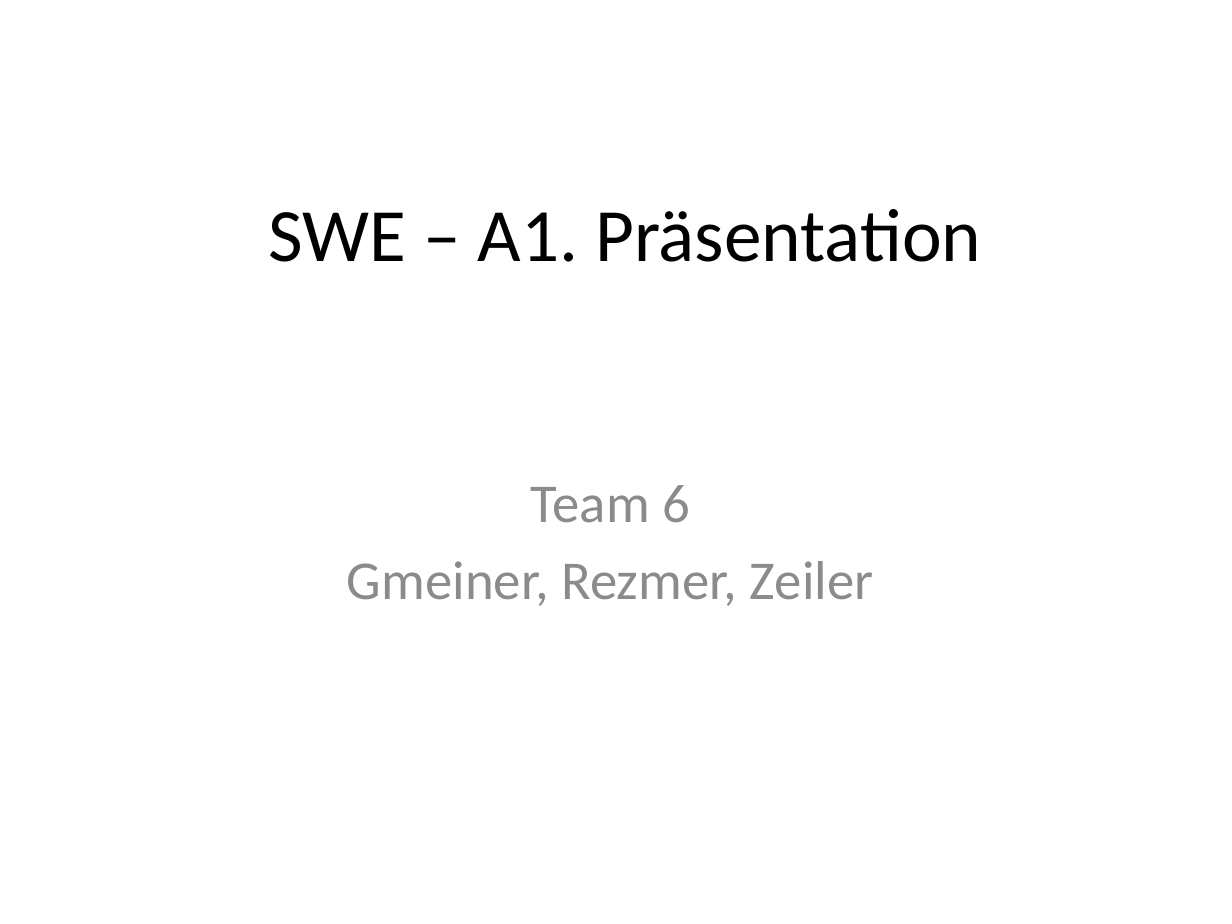
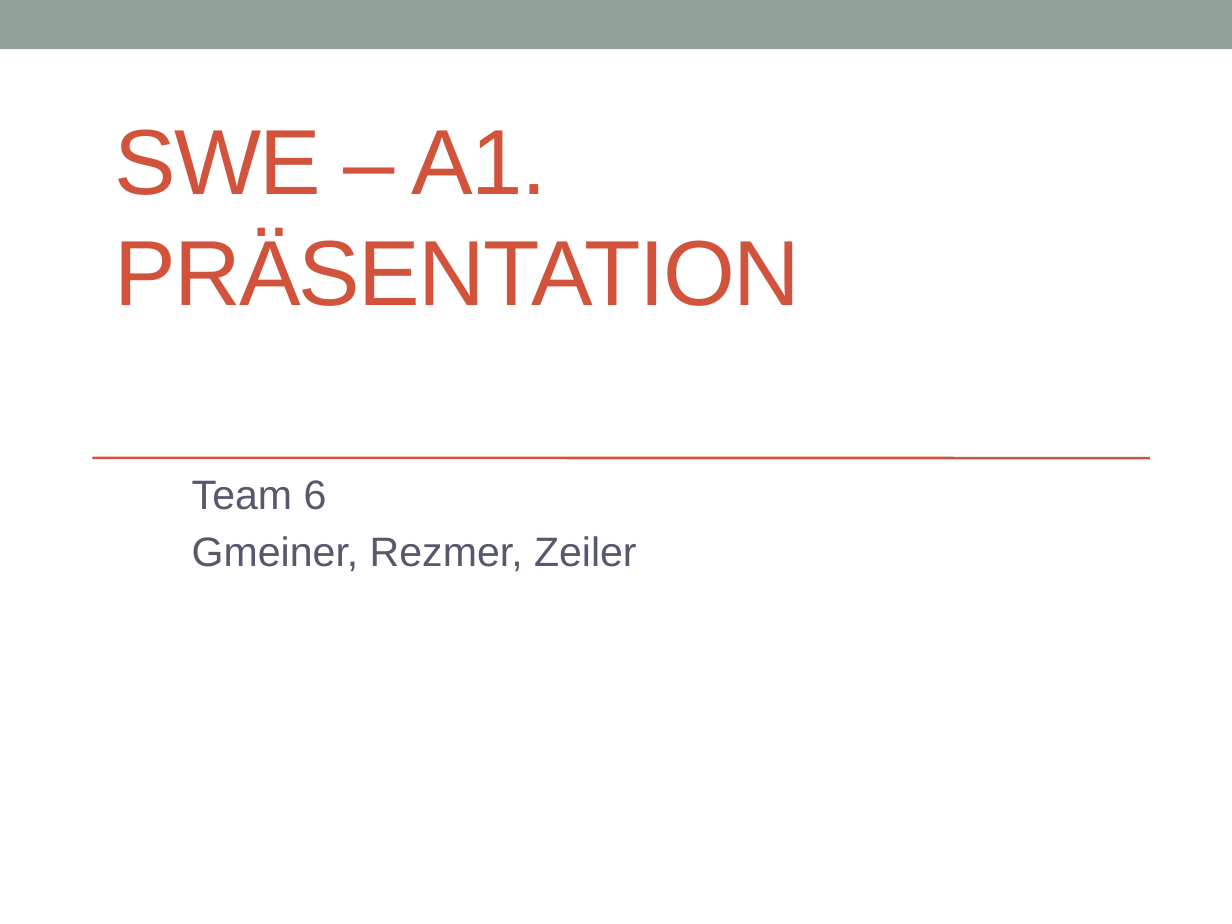
Before and after one commit to SWE-Projekt14/software-engineering, a slide deck: slide 1 of Präsentation/Softwareingeneering Präse V1.5.pptx. Drawn at 1232x924 pixels with LibreOffice and Linux fonts; fonts in the diff are those of the drawing. Boxes give left, top, right and bottom in pixels: in the first picture for what was removed or moved away, otherwise in the second. Text is boxed around its words. In the diff, an @@ line names an element or a change of style, - is before the commit and + after.

```diff
--- a/Präsentation/Softwareingeneering Präse V1.5.pptx
+++ b/Präsentation/Softwareingeneering Präse V1.5.pptx
@@ rectangle added at (x1=0, y1=0, x2=1232, y2=49), fill #93A299 @@
@@ title "SWE – A1. PRÄSENTATION" at (x1=114, y1=129, x2=800, y2=306): vertical alignment middle to bottom @@
@@ title at (x1=114, y1=129, x2=800, y2=306): text changed; size 44 to 54 pt; font Calibri to Arial; text colour #000000 to #D2533C @@
-SWE – A1. Präsentation
+SWE – A1. PRÄSENTATION
@@ line added from (92, 458) to (1149, 458), #D2533C 1.5 pt @@
@@ subtitle "Team 6" at (x1=192, y1=480, x2=637, y2=572): size 32 to 24 pt, font Calibri to Arial, text colour #8C8C8C to #57576E; alignment centre to left; less space between paragraphs @@
```
Also in this commit, not shown: 11 other slides changed, 4 other files.
